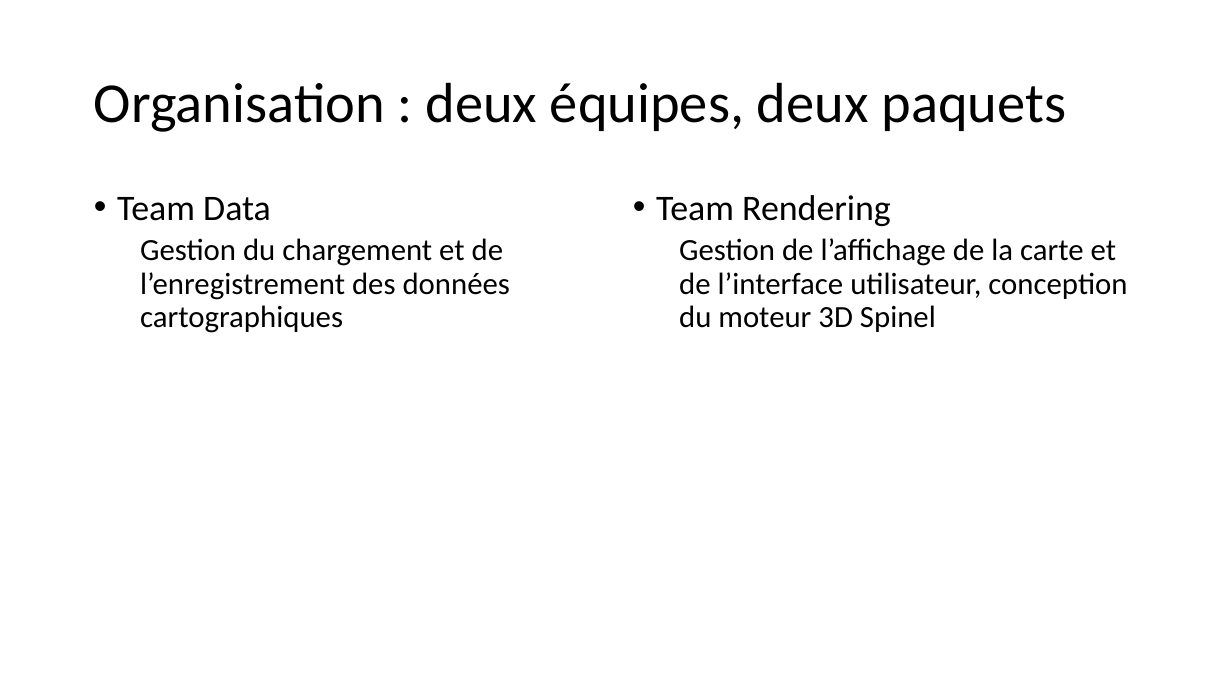
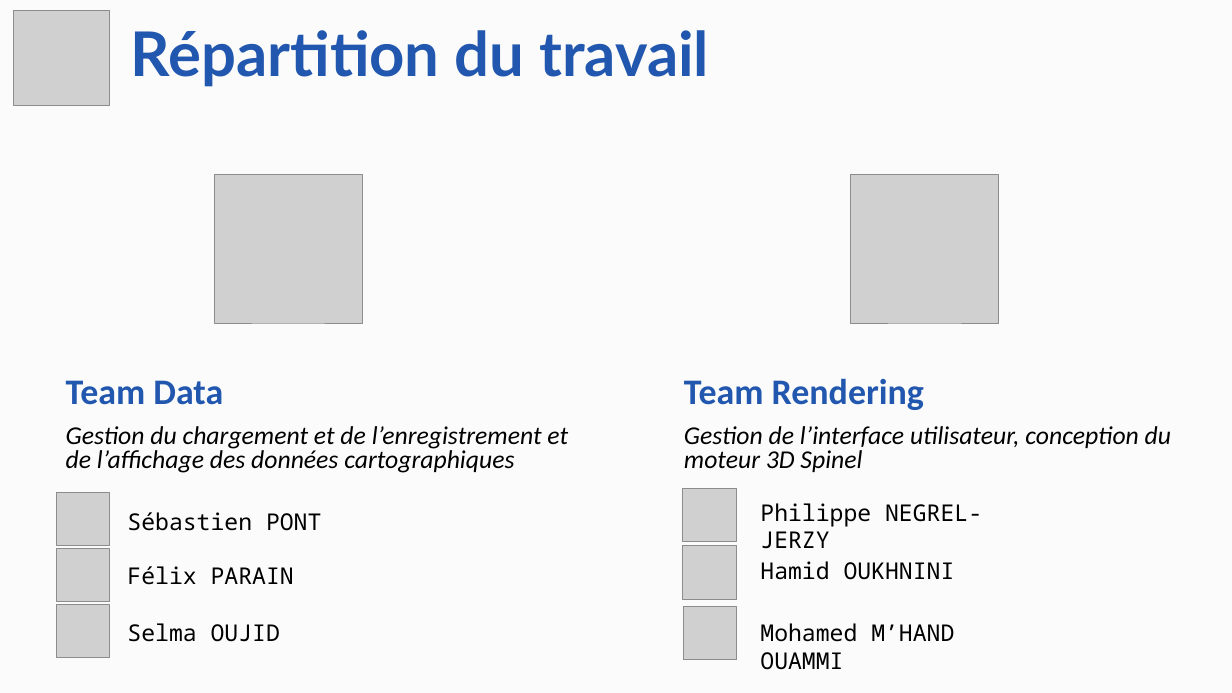
Before and after one commit to photonsquid/7map, a slide deck: slide 5 of doc/meetings/general/Projet_7map_final.pptx (slide 4 before the commit). Drawn at 1232x693 pixels with LibreOffice and Linux fonts; fonts in the diff are those of the drawing; grey boxes stand for pictures. Boxes give left, top, right and bottom in pixels: in the first picture for what was removed or moved away, otherwise in the second. Text is boxed around its words. In the diff, an @@ line names an element or a change of style, - is before the commit and + after.

```diff
--- a/doc/meetings/general/Projet_7map_final.pptx
+++ b/doc/meetings/general/Projet_7map_final.pptx
@@ background #FFFFFF to #FBFBFB @@
@@ picture added at [14, 11, 109, 106] @@
@@ text added at [131, 30, 709, 87], 48 pt, text #2157AE, bold @@
+Répartition du travail
@@ title removed at [94, 82, 1066, 132] @@
-Organisation : deux équipes, deux paquets
@@ picture added at [214, 175, 362, 323] @@
@@ picture added at [851, 175, 999, 323] @@
@@ text "Team Data": place and size @@
-text "Team Data" at [117, 197, 510, 333]
+text "Team Data" at [66, 380, 568, 473]
@@ text at [66, 380, 223, 405]: text colour #000000 to #2157AE, bold on in "Team Data"; bullet • to none; line spacing 0.9 to 0.8 @@
@@ text "Team Rendering": place and size @@
-text "Team Rendering" at [656, 195, 1127, 332]
+text "Team Rendering" at [684, 378, 1171, 472]
@@ text at [684, 378, 924, 410]: text colour #000000 to #2157AE, bold on in "Team Rendering"; bullet • to none; line spacing 0.9 to 0.8 @@
@@ text at [66, 426, 568, 473]: text changed; size 24 to 20 pt; italic on @@
-  Gestion du chargement et de l’enregistrement des données cartographiques
+Gestion du chargement et de l’enregistrement et de l’affichage des données cartographiques
@@ text at [684, 426, 1171, 472]: text changed; size 24 to 20 pt; italic on @@
-  Gestion de l’affichage de la carte et de l’interface utilisateur, conception du moteur 3D Spinel
+Gestion de l’interface utilisateur, conception du moteur 3D Spinel
@@ group added at [56, 493, 321, 658]: 3 pictures, 3 texts @@
+Sébastien PONT
+Félix PARAIN
+Selma OUJID
@@ group added at [683, 488, 982, 670]: 3 pictures, 3 texts @@
+Philippe NEGREL-JERZY
+Hamid OUKHNINI
+Mohamed M’HAND OUAMMI
```
Also in this commit, not shown: 3 other slides changed, 7 slides added, 4 slides removed, 7 other files.
